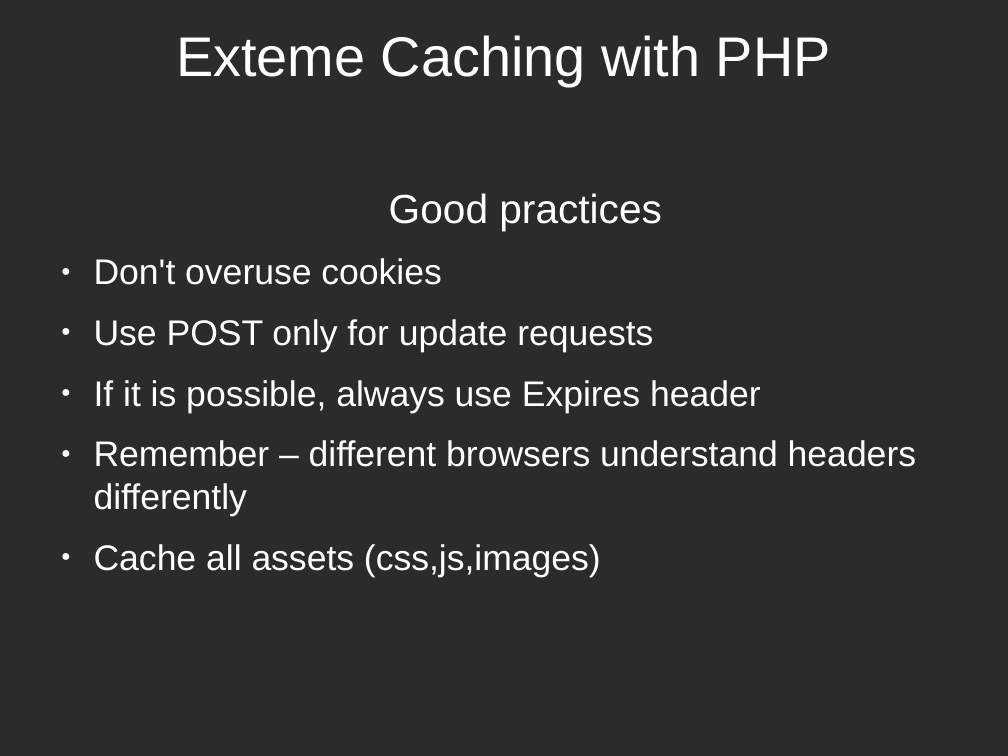
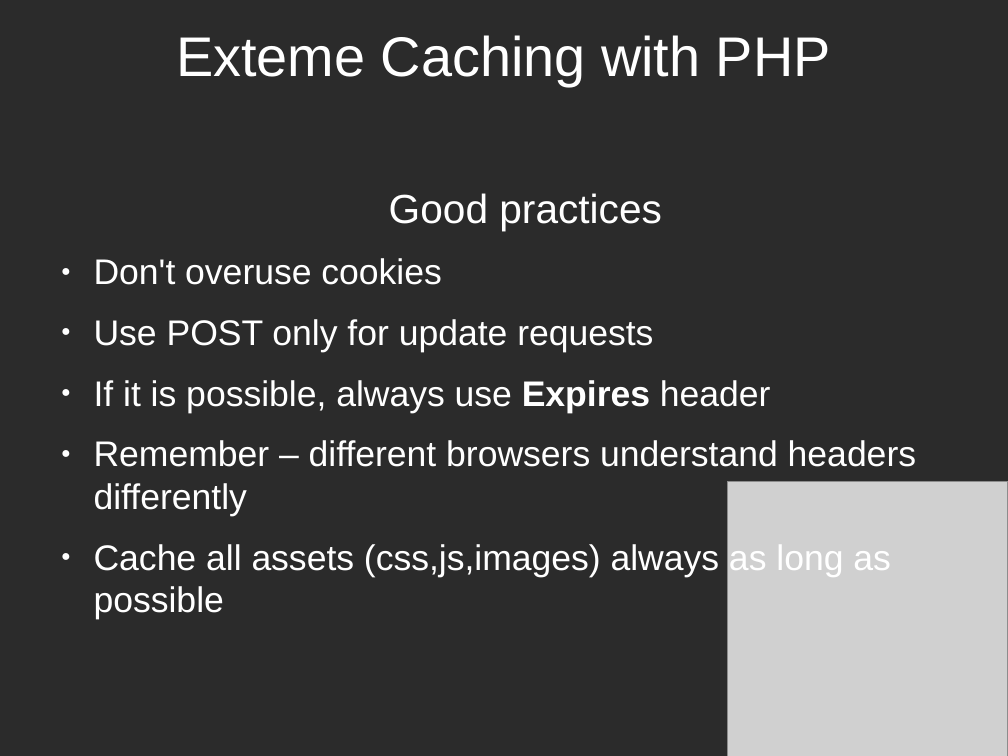
Before and after one commit to piotrmiazga/extreme_caching, a slide deck: slide 52 of presentation.odp (slide 44 before the commit). Drawn at 1008x756 pixels with LibreOffice and Linux fonts; fonts in the diff are those of the drawing; grey boxes stand for pictures; background and template pictures are left out; a plain dark background stands for a picture behind light text. Boxes give left, top, right and bottom in pixels: in the first picture for what was removed or moved away, otherwise in the second. Text is boxed around its words. In the diff, an @@ line names an element or a change of style, - is before the commit and + after.

```diff
--- a/presentation.odp
+++ b/presentation.odp
@@ text at <box>94,380,771,413</box>: bold on in "Expires" @@
@@ picture added at <box>727,481,1008,756</box> @@
@@ text at <box>94,544,891,620</box>: text changed @@
-● Cache all assets (css,js,images)
+● Cache all assets (css,js,images) always as long as possible
```
Also in this commit, not shown: 28 other slides changed, 12 slides added, 5 other files.
